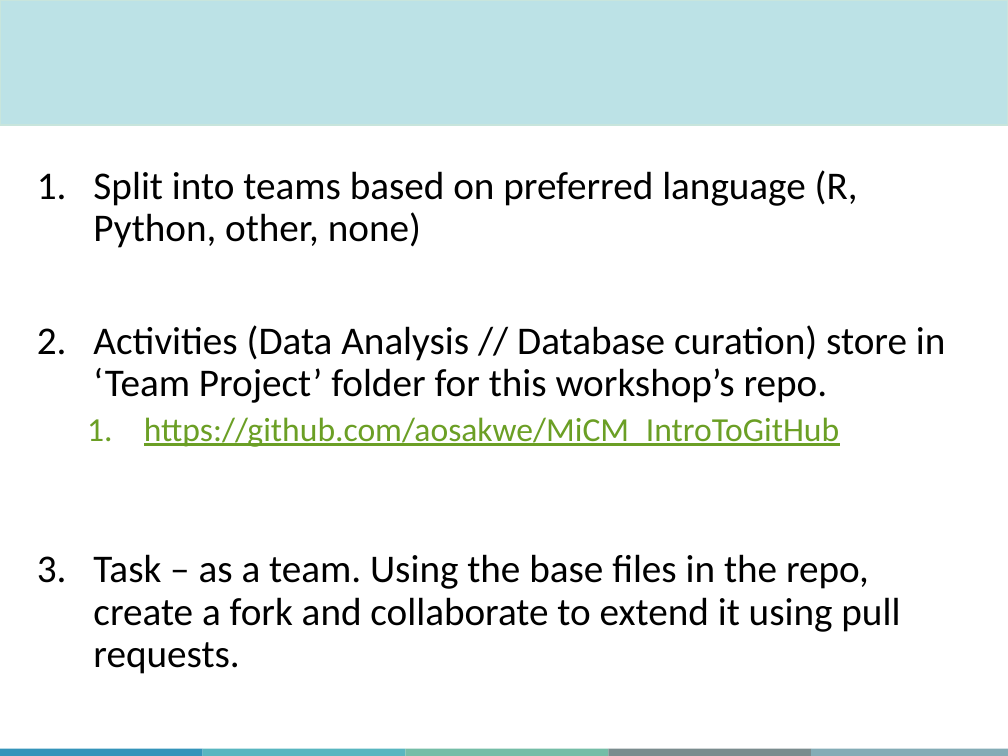
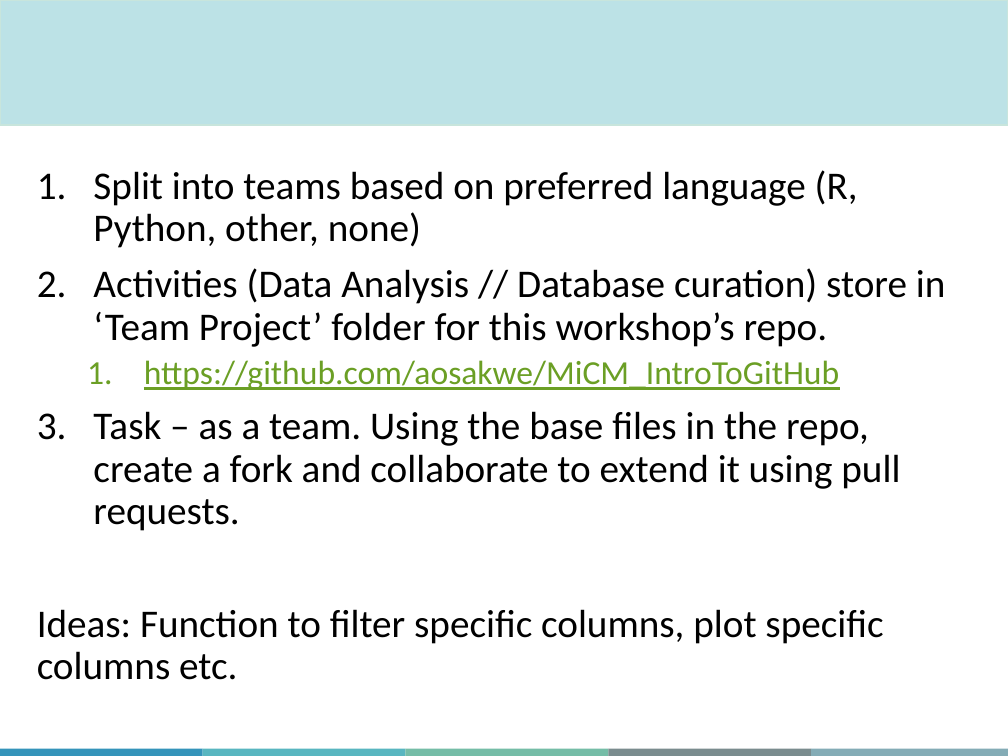
Before and after one commit to aosakwe/MiCM_IntroToGitHub, a slide deck: slide 66 of Slides/MiCM_GitHub_Workshop_Summer24.pptx. Drawn at 1008x756 pixels with LibreOffice and Linux fonts; fonts in the diff are those of the drawing; background and template pictures are left out. Boxes give left, top, right and bottom in pixels: in the first picture for what was removed or moved away, otherwise in the second. Text is boxed around its words. In the diff, an @@ line names an element or a change of style, - is before the commit and + after.

```diff
--- a/Slides/MiCM_GitHub_Workshop_Summer24.pptx
+++ b/Slides/MiCM_GitHub_Workshop_Summer24.pptx
@@ text at [37,609,883,680]: paragraph added @@
+Ideas: Function to filter specific columns, plot specific columns etc.
```
Also in this commit, not shown: 1 other slide changed.
